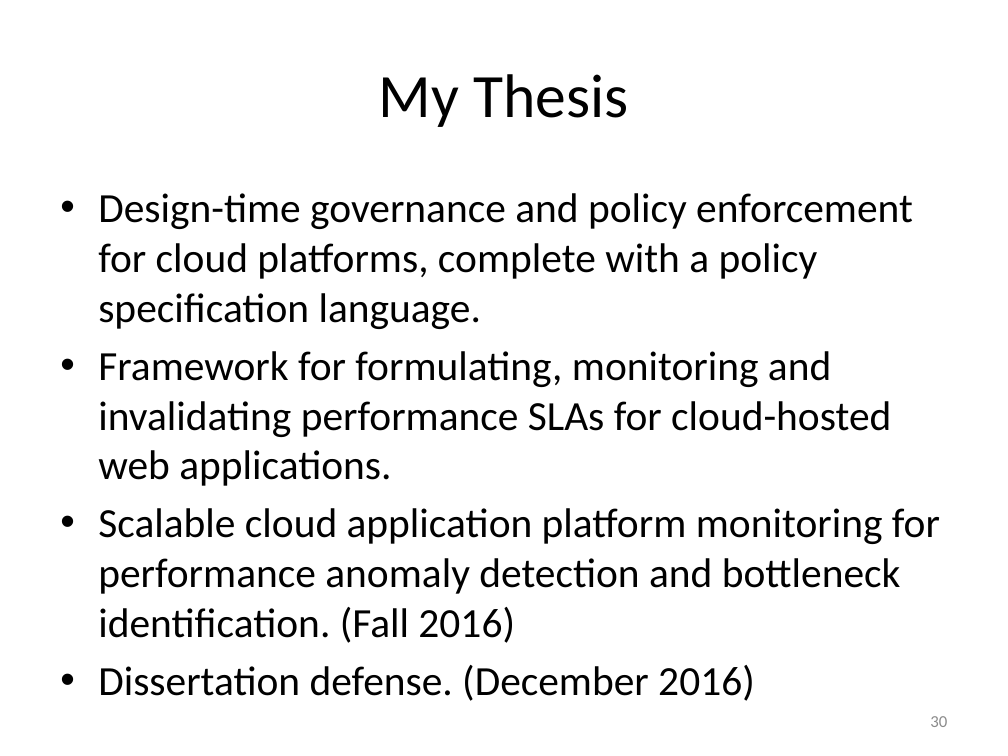
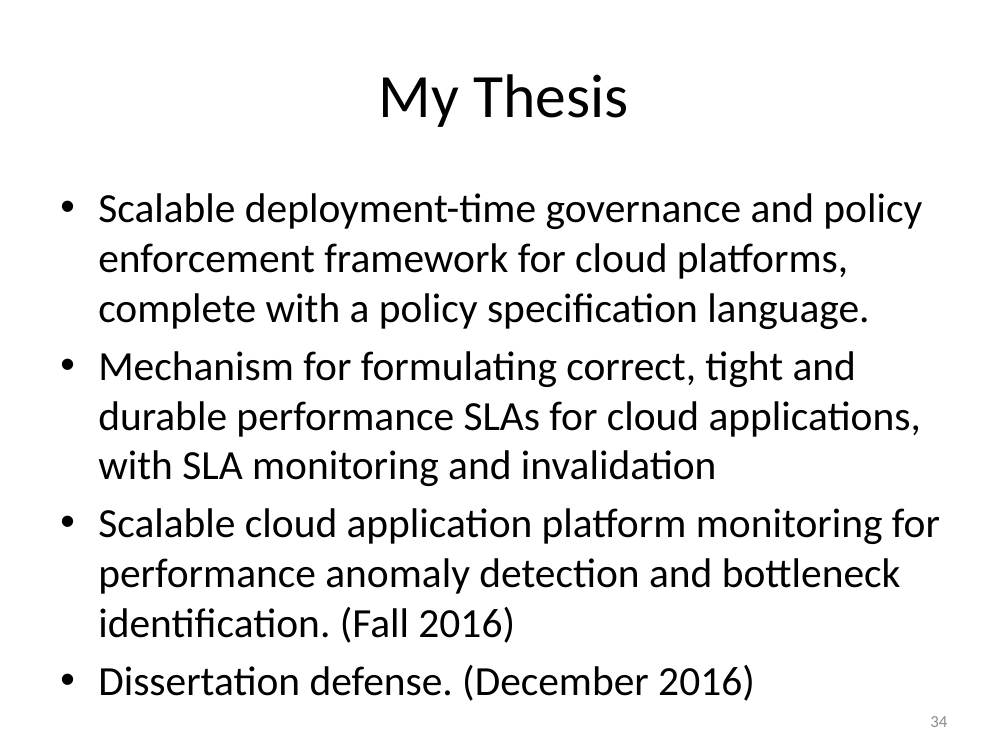
Before and after one commit to Dithn/eager-appscale, a slide deck: slide 34 of Eager/elk-experiment/appserver/system_design.pptx (slide 30 before the commit). Drawn at 1008x756 pixels with LibreOffice and Linux fonts; fonts in the diff are those of the drawing. Boxes give left, top, right and bottom in pixels: in the first picture for what was removed or moved away, otherwise in the second. Text is boxed around its words. In the diff, an @@ line names an element or a change of style, - is before the commit and + after.

Commit message:
Updated thesis proposal slides

```diff
--- a/Eager/elk-experiment/appserver/system_design.pptx
+++ b/Eager/elk-experiment/appserver/system_design.pptx
@@ text at <box>98,193,922,486</box>: text changed @@
-• Design-time governance and policy enforcement for cloud platforms, complete with a policy specification language.
-• Framework for formulating, monitoring and invalidating performance SLAs for cloud-hosted web applications.
+• Scalable deployment-time governance and policy enforcement framework for cloud platforms, complete with a policy specification language.
+• Mechanism for formulating correct, tight and durable performance SLAs for cloud applications, with SLA monitoring and invalidation
@@ page number at <box>930,716,947,727</box>: text changed @@
-30
+34
```
Also in this commit, not shown: 9 other slides changed, 4 slides added.
